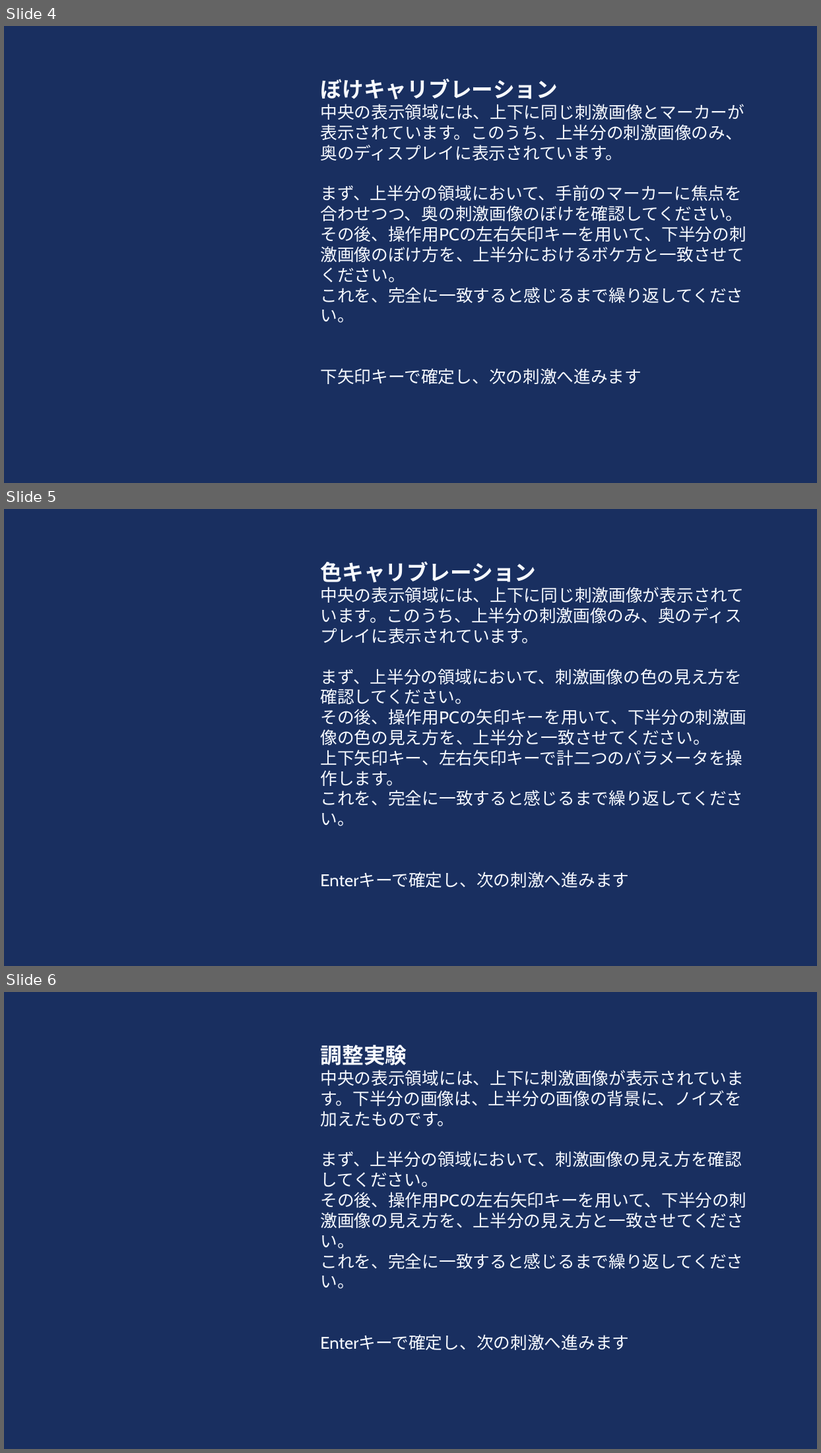
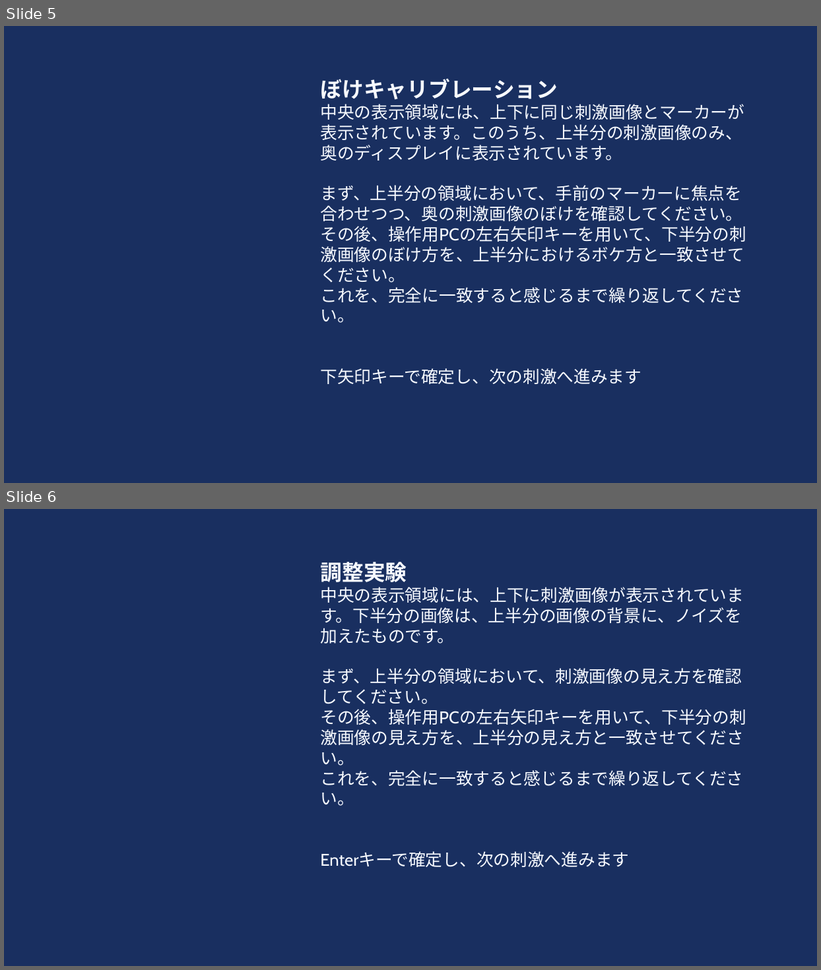
Before and after one commit to HAMADAKAZUKI2423/lab, a slide deck: tex/ethicsreview/ethics_review_visibility/別紙2評価実験説明.pptx. Shown one above the other, each under a label of ours: slides 4, 5 and 6 before the commit, slides 5 and 6 after it. The pictures are 821x1453 and 821x970 pixels, drawn with LibreOffice and Linux fonts; fonts in the diff are those of the drawing. Boxes give left, top, right and bottom in pixels: in the first picture for what was removed or moved away, otherwise in the second. Text is boxed around its words. In the diff, an @@ line names an element or a change of style, - is before the commit and + after.

```diff
--- a/tex/ethicsreview/ethics_review_visibility/別紙2評価実験説明.pptx
+++ b/tex/ethicsreview/ethics_review_visibility/別紙2評価実験説明.pptx
@@ slide 5 removed at bbox=[4, 509, 817, 966], background #192F60 @@
@@ text removed at bbox=[320, 561, 746, 888] @@
-色キャリブレーション
-中央の表示領域には、上下に同じ刺激画像が表示されています。このうち、上半分の刺激画像のみ、奥のディスプレイに表示されています。
-まず、上半分の領域において、刺激画像の色の見え方を確認してください。
-その後、操作用PCの矢印キーを用いて、下半分の刺激画像の色の見え方を、上半分と一致させてください。
-上下矢印キー、左右矢印キーで計二つのパラメータを操作します。
-これを、完全に一致すると感じるまで繰り返してください。
-Enterキーで確定し、次の刺激へ進みます
@@ what was slide 4 is now slide 5 @@
```
Also in this commit, not shown: 2 slides added, 3 other slides removed.
